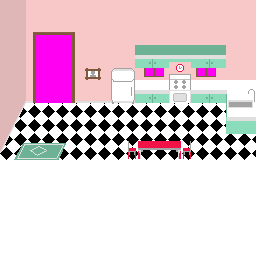
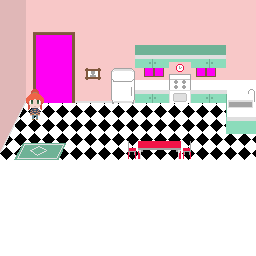
Comparing the layer stacks of the two (256, 256) images. Changes:
showed "player" over [26, 89, 44, 120]
